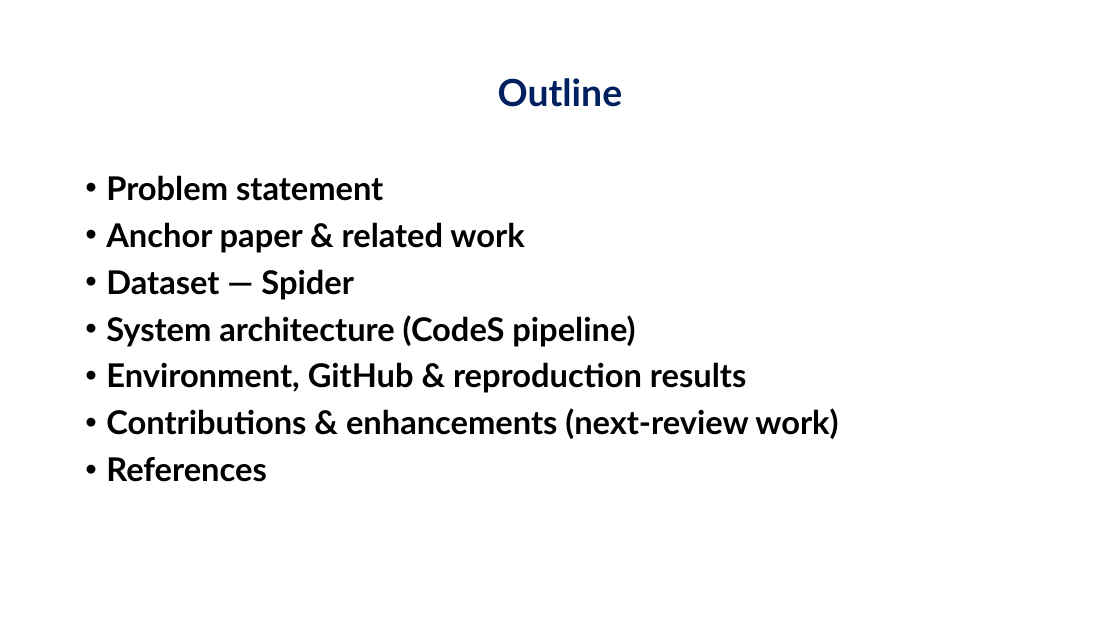
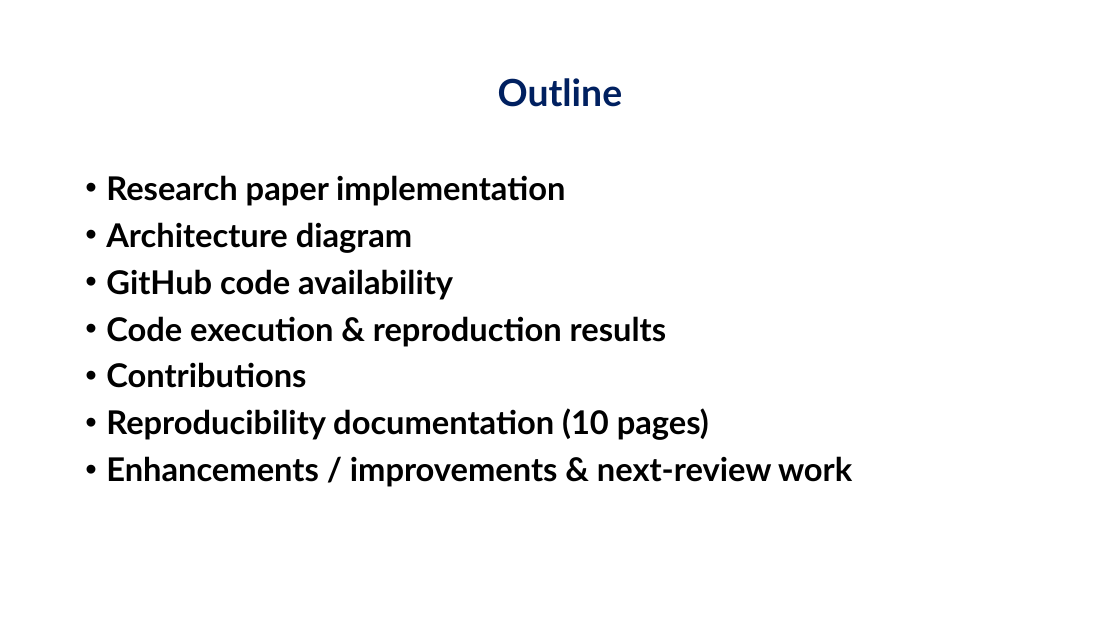
Before and after one commit to jayakanthh/QueryGenie, a slide deck: slide 2 of docs/reviews/Review2_QueryGenie.pptx. Drawn at 1120x630 pixels with LibreOffice and Linux fonts; fonts in the diff are those of the drawing; background and template pictures are left out. Boxes give left, top, right and bottom in pixels: in the first picture for what was removed or moved away, otherwise in the second. Text is boxed around its words. In the diff, an @@ line names an element or a change of style, - is before the commit and + after.

```diff
--- a/docs/reviews/Review2_QueryGenie.pptx
+++ b/docs/reviews/Review2_QueryGenie.pptx
@@ text at <box>106,175,852,487</box>: text changed @@
-• Problem statement
-• Anchor paper & related work
-• Dataset — Spider
-• System architecture (CodeS pipeline)
-• Environment, GitHub & reproduction results
-• Contributions & enhancements (next-review work)
-• References
+• Research paper implementation
+• Architecture diagram
+• GitHub code availability
+• Code execution & reproduction results
+• Contributions
+• Reproducibility documentation (10 pages)
+• Enhancements / improvements & next-review work
```
Also in this commit, not shown: 8 other slides changed.
